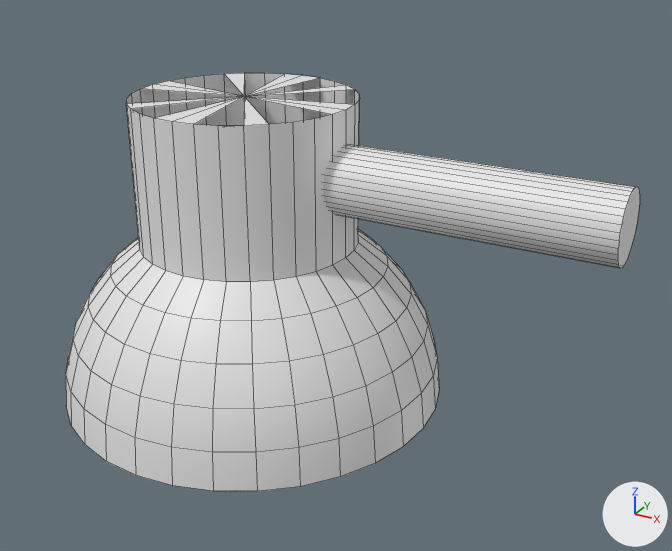
Two versions of the FBX model SourceArt/Characters/Turrets/Turret_1_Mesh.fbx, one commit apart.
Rendered twice from a 50 mm lens placed at (2.53, -3.68, 2.57), pointed at (0.47, 0.06, 0.7). The axes (+X, +Y, +Z) are drawn at lower right. The lights are the same throughout. Mesh edges are drawn as thin lines. Vertices at the same position are counted once.
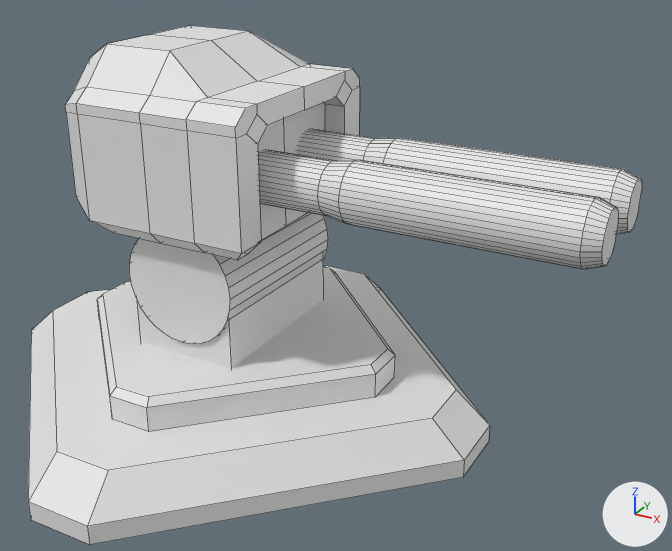
Pixel boxes (x1, y1, x2, y2) of what changed, in the pictures (672 x 551 px; the box of a moved part takes in the faces that stretch with it):
'Cube', reshaped (7% wider, 24% taller): before (66, 73, 640, 491); after (28, 26, 642, 544)
part 1 of me_cube, moved or reshaped: before (323, 144, 640, 268); after (129, 213, 328, 344)
part 2 of me_cube, added: after (137, 258, 324, 368)
part 3 of me_cube, added: after (258, 149, 618, 269)
part 4 of me_cube, added: after (297, 129, 642, 234)
part 5 of me_cube, added: after (65, 26, 360, 260)
part 6 of me_cube, added: after (97, 267, 395, 431)
part 7 of me_cube, added: after (28, 265, 490, 544)
part 8 of me_cube, deleted: before (66, 73, 439, 491)

The change in detail:
me_cube is used by ob_cube; location (0.0, 0.0, 0.0).
me_cube had 301 vertices, 247 faces and spanned x -1.0..1.86, y -1.0..1.0, z 0.0..1.56.
me_cube now has 670 vertices, 554 faces and spans x -1.48..1.83, y -1.4..1.38, z -0.08..1.81.
me_cube part 1: the loose piece of 64 vertices spanning x -0.14..1.86, y -0.17..0.17, z 1.06..1.39 is multiplied about its middle by the matrix ((0.0, 0.0, 1.803), (0.465, 0.0, 0.0), (-0.01, 1.803, 0.0)), then moved by (-0.96, -0.01, -0.51).
me_cube part 2: a new loose piece, a box spanning x -0.38..0.18, y -0.46..0.44, z 0.32..0.66, in mat_material (its picture is missing).
me_cube part 3: a new loose piece of 224 vertices spanning x -0.45..1.83, y -0.37..-0.04, z 1.09..1.41, in mat_material (its picture is missing).
me_cube part 4: a new loose piece of 224 vertices spanning x -0.45..1.83, y 0.05..0.38, z 1.09..1.41, in mat_material (its picture is missing).
me_cube part 5: a new loose piece of 102 vertices spanning x -0.71..0.34, y -0.57..0.54, z 0.94..1.81, in mat_material (its picture is missing).
me_cube part 6: a new loose piece of 24 vertices spanning x -0.98..0.79, y -0.9..0.87, z 0.18..0.35, in mat_material (its picture is missing).
me_cube part 7: a new loose piece of 24 vertices spanning x -1.48..1.29, y -1.4..1.38, z -0.08..0.18, in mat_material (its picture is missing).
Part 8, on me_cube:
237 vertices are removed from x -1.0..1.0, y -1.0..1.0, z 0.0..1.56.
213 faces are deleted.
